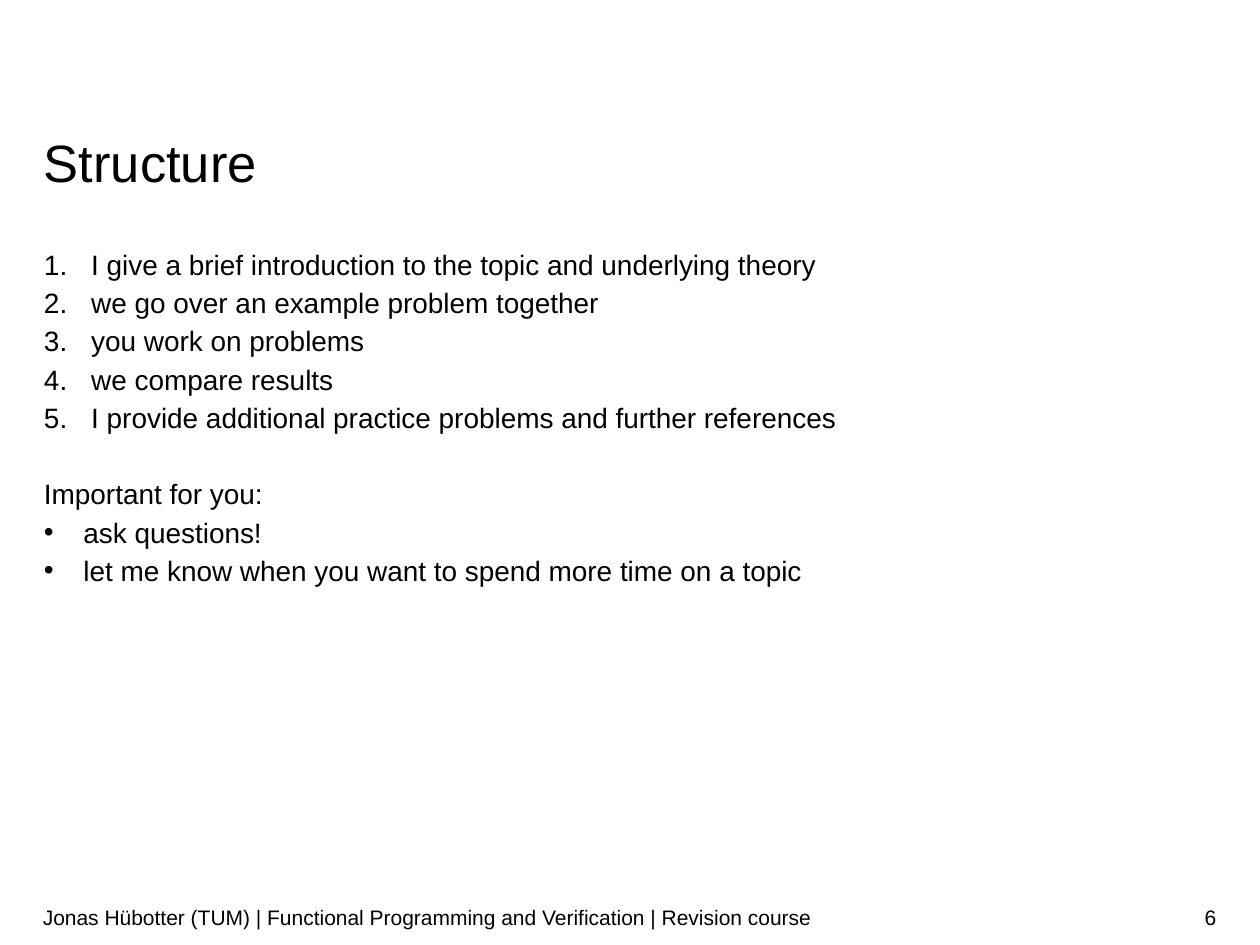
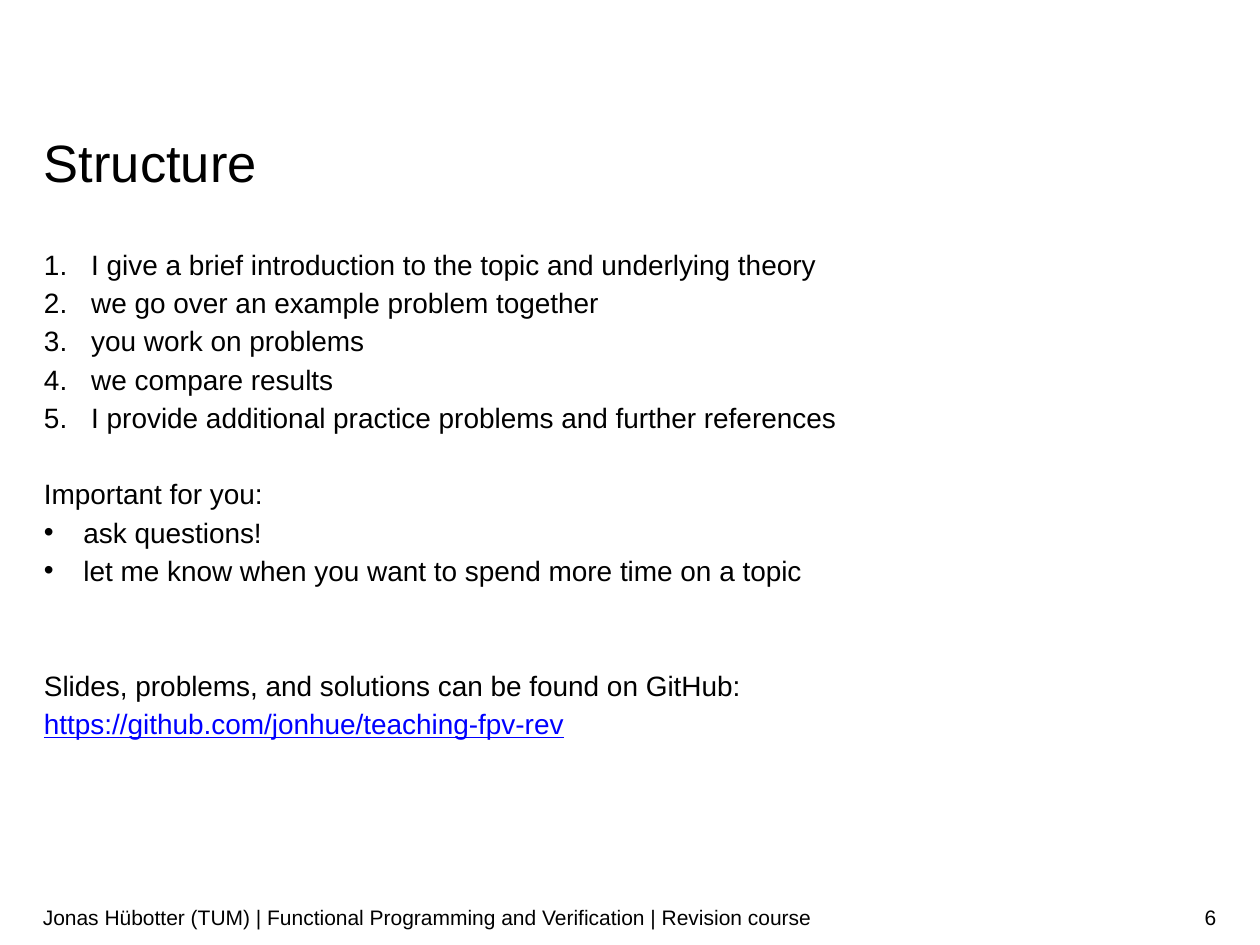
Before and after one commit to jonhue/teaching-fpv-rev, a slide deck: slide 6 of Revision course.pptx. Drawn at 1260x945 pixels with LibreOffice and Linux fonts; fonts in the diff are those of the drawing; background and template pictures are left out. Boxes give left, top, right and bottom in pixels: in the first picture for what was removed or moved away, otherwise in the second. Text is boxed around its words. In the diff, an @@ line names an element or a change of style, - is before the commit and + after.

Commit message:
add link to github

```diff
--- a/Revision course.pptx
+++ b/Revision course.pptx
@@ text at [44,675,741,739]: paragraphs added @@
+Slides, problems, and solutions can be found on GitHub:
+https://github.com/jonhue/teaching-fpv-rev
```
